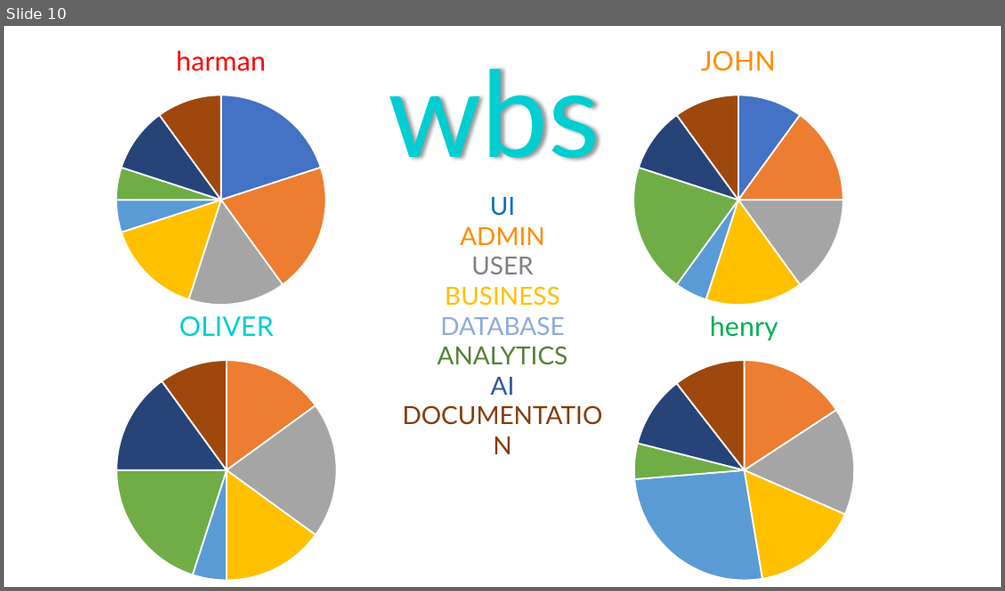
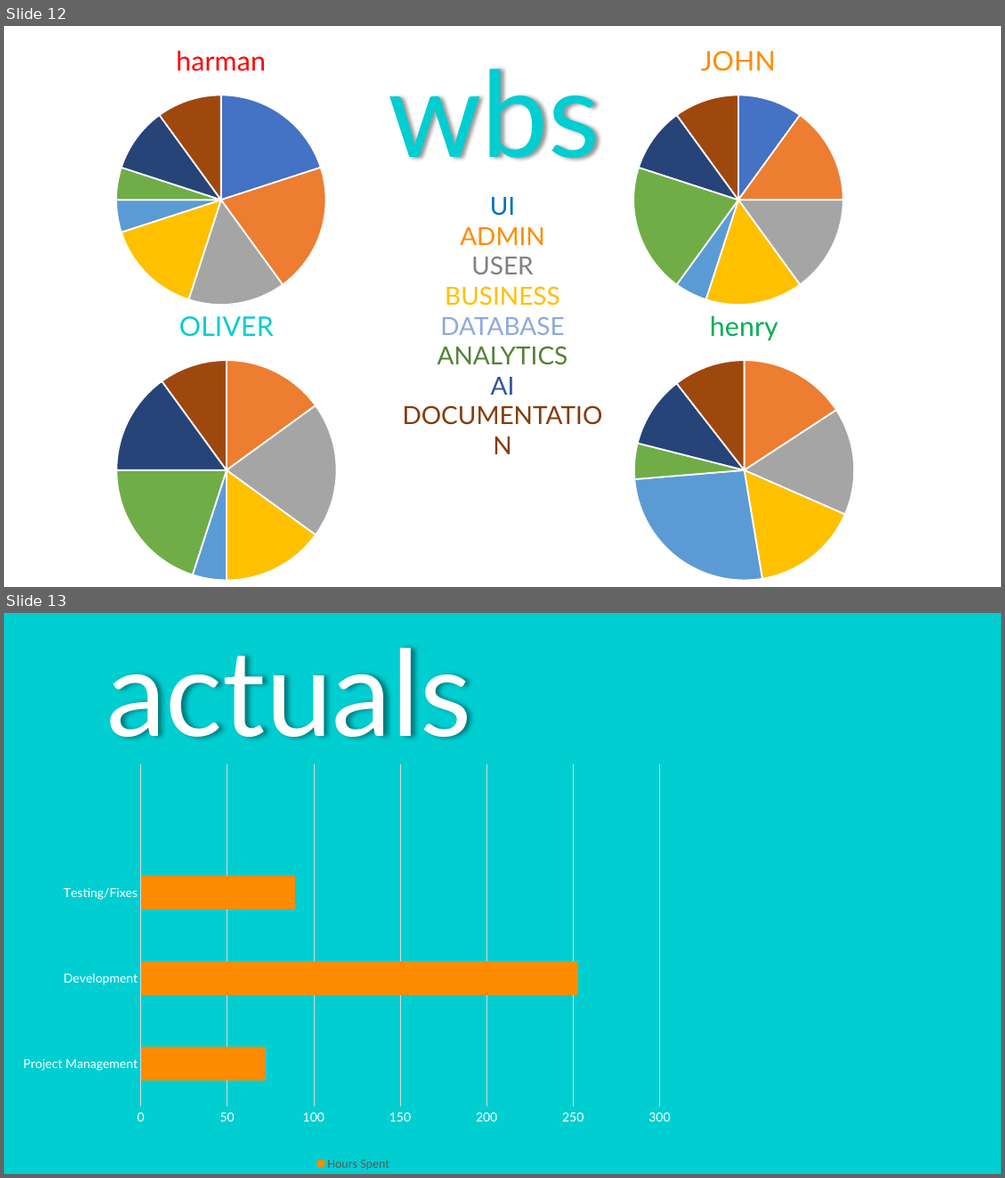
Before and after one commit to HarmanM/SuperPoints, a slide deck: Phase 2 Hand-in/4900 Presentation Group 9.pptx. Shown one above the other, each under a label of ours: slide 10 before the commit, slides 12 and 13 after it. The pictures are 1005x591 and 1005x1178 pixels, drawn with LibreOffice and Linux fonts; fonts in the diff are those of the drawing. Boxes give left, top, right and bottom in pixels: in the first picture for what was removed or moved away, otherwise in the second. Text is boxed around its words. In the diff, an @@ line names an element or a change of style, - is before the commit and + after.

```diff
--- a/Phase 2 Hand-in/4900 Presentation Group 9.pptx
+++ b/Phase 2 Hand-in/4900 Presentation Group 9.pptx
@@ slide 13 added at box(4, 613, 1001, 1174), background #FFFFFF @@
@@ rectangle added at box(4, 613, 1001, 1174), fill #00CED1 @@
@@ text added at box(106, 648, 471, 738), 115 pt, text #FFFFFF @@
+actuals
@@ bar chart added at box(21, 730, 686, 1174) @@
+categories: Project Management, Development, Testing/Fixes
+Hours Spent: 72, 253, 89, -
@@ what was slide 10 is now slide 12 @@
```
Also in this commit, not shown: 3 slides changed, 2 other slides added.
